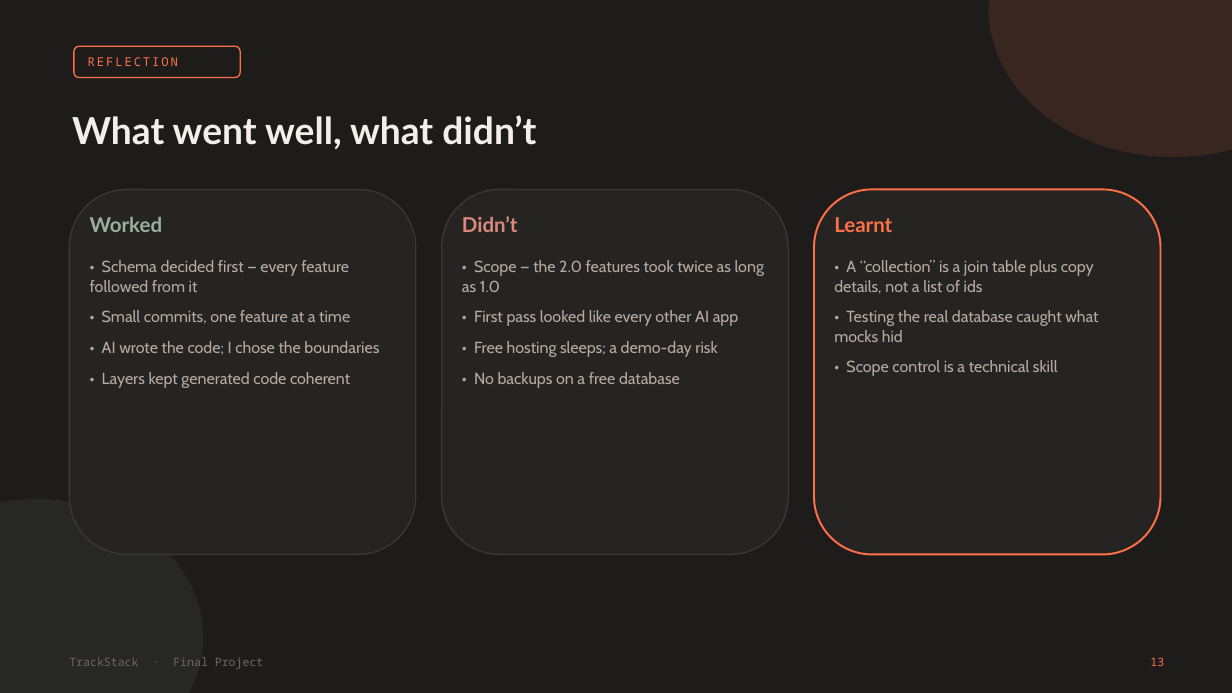
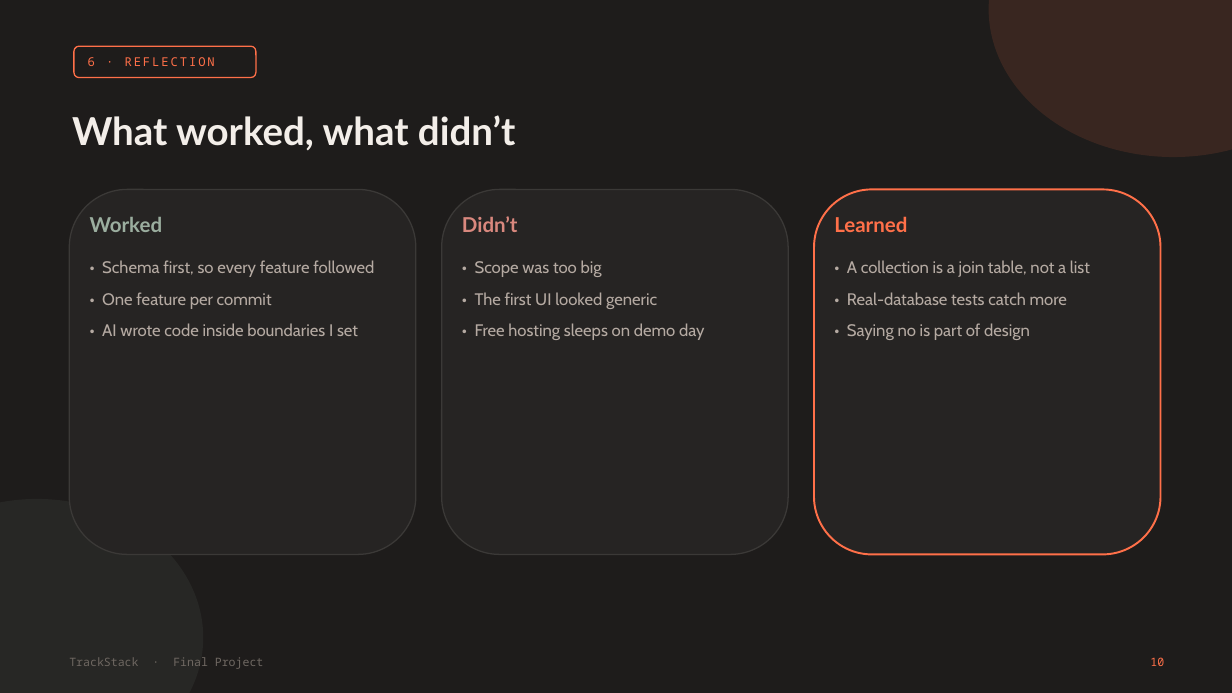
Before and after one commit to josephgreville/trackstack-v2, a slide deck: slide 10 of docs/presentation/TrackStack-Presentation.pptx (slide 13 before the commit). Drawn at 1232x693 pixels with LibreOffice and Linux fonts; fonts in the diff are those of the drawing. Boxes give left, top, right and bottom in pixels: in the first picture for what was removed or moved away, otherwise in the second. Text is boxed around its words. In the diff, an @@ line names an element or a change of style, - is before the commit and + after.

```diff
--- a/docs/presentation/TrackStack-Presentation.pptx
+++ b/docs/presentation/TrackStack-Presentation.pptx
@@ rounded rectangle: place and size @@
-rounded rectangle at box(74, 46, 240, 78)
+rounded rectangle at box(74, 46, 256, 78)
@@ text at box(88, 57, 215, 66): text changed @@
-REFLECTION
+6 · REFLECTION
@@ text at box(72, 115, 515, 150): text changed; size 29 to 30 pt @@
-What went well, what didn’t
+What worked, what didn’t
@@ text at box(834, 216, 907, 232): text changed @@
-Learnt
+Learned
@@ text at box(102, 260, 374, 336): text changed; size 12.5 to 13 pt @@
-• Schema decided first — every feature followed from it
-• Small commits, one feature at a time
-• AI wrote the code; I chose the boundaries
-• Layers kept generated code coherent
+• Schema first, so every feature followed
+• One feature per commit
+• AI wrote code inside boundaries I set
@@ text at box(475, 260, 704, 340): text changed; size 12.5 to 13 pt @@
-• Scope — the 2.0 features took twice as long as 1.0
-• First pass looked like every other AI app
-• Free hosting sleeps; a demo-day risk
-• No backups on a free database
+• Scope was too big
+• The first UI looked generic
+• Free hosting sleeps on demo day
@@ text at box(847, 260, 1090, 340): text changed; size 12.5 to 13 pt @@
-• A “collection” is a join table plus copy details, not a list of ids
-• Testing the real database caught what mocks hid
-• Scope control is a technical skill
+• A collection is a join table, not a list
+• Real-database tests catch more
+• Saying no is part of design
@@ text at box(1150, 657, 1164, 666): text changed @@
-13
+10
```
Also in this commit, not shown: 7 other slides changed, 3 slides added, 6 slides removed, 11 other files.
